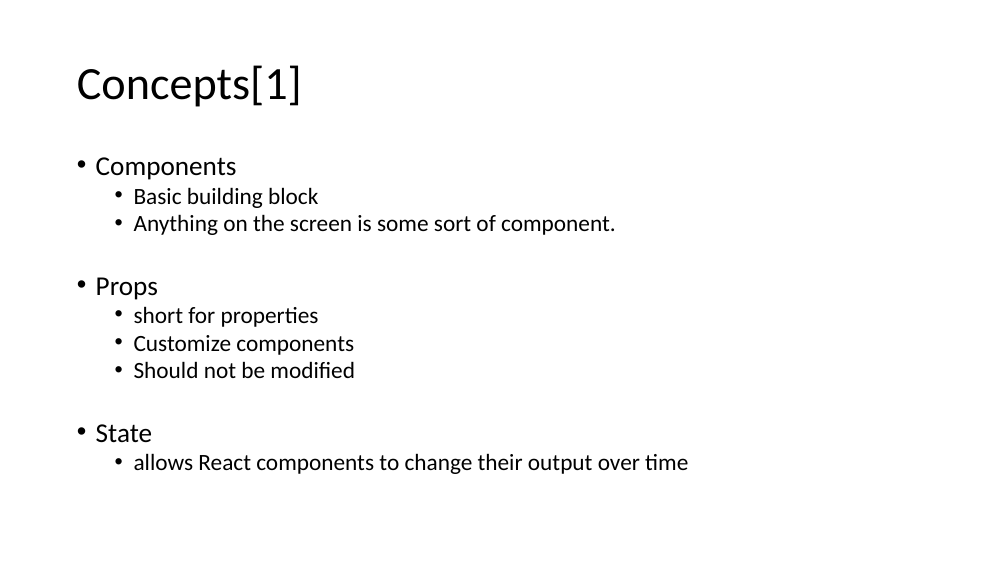
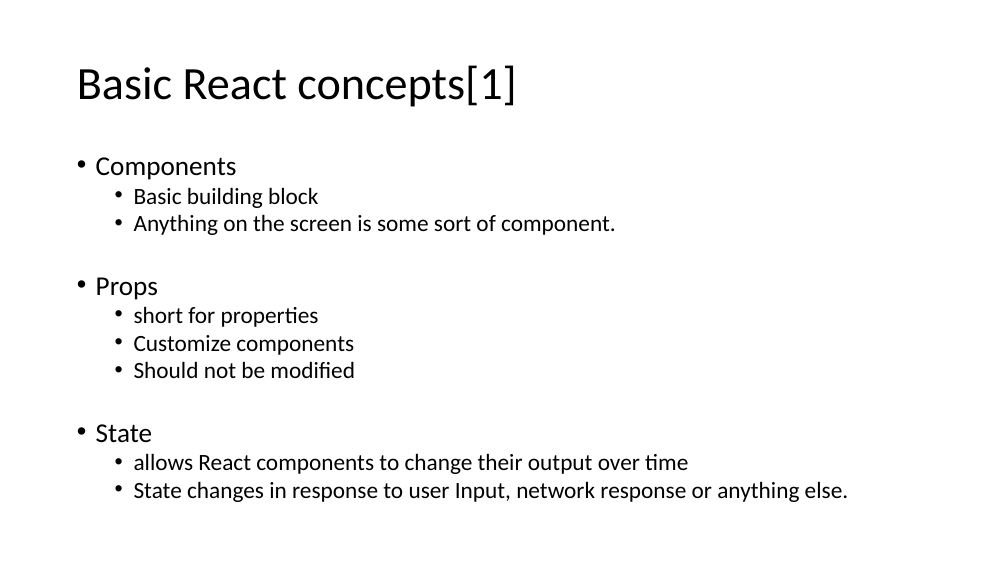
Before and after one commit to kamiuetian/MAD-FALL22, a slide deck: slide 5 of Slides/Lecture03.pptx (slide 3 before the commit). Drawn at 1008x567 pixels with LibreOffice and Linux fonts; fonts in the diff are those of the drawing. Boxes give left, top, right and bottom in pixels: in the first picture for what was removed or moved away, otherwise in the second. Text is boxed around its words. In the diff, an @@ line names an element or a change of style, - is before the commit and + after.

```diff
--- a/Slides/Lecture03.pptx
+++ b/Slides/Lecture03.pptx
@@ title at [77,65,516,107]: text changed @@
-Concepts[1]
+Basic React concepts[1]
@@ text at [134,481,848,502]: paragraph added @@
+  • State changes in response to user Input, network response or anything else.
```
Also in this commit, not shown: 5 other slides changed, 5 slides added, 7 other files.
